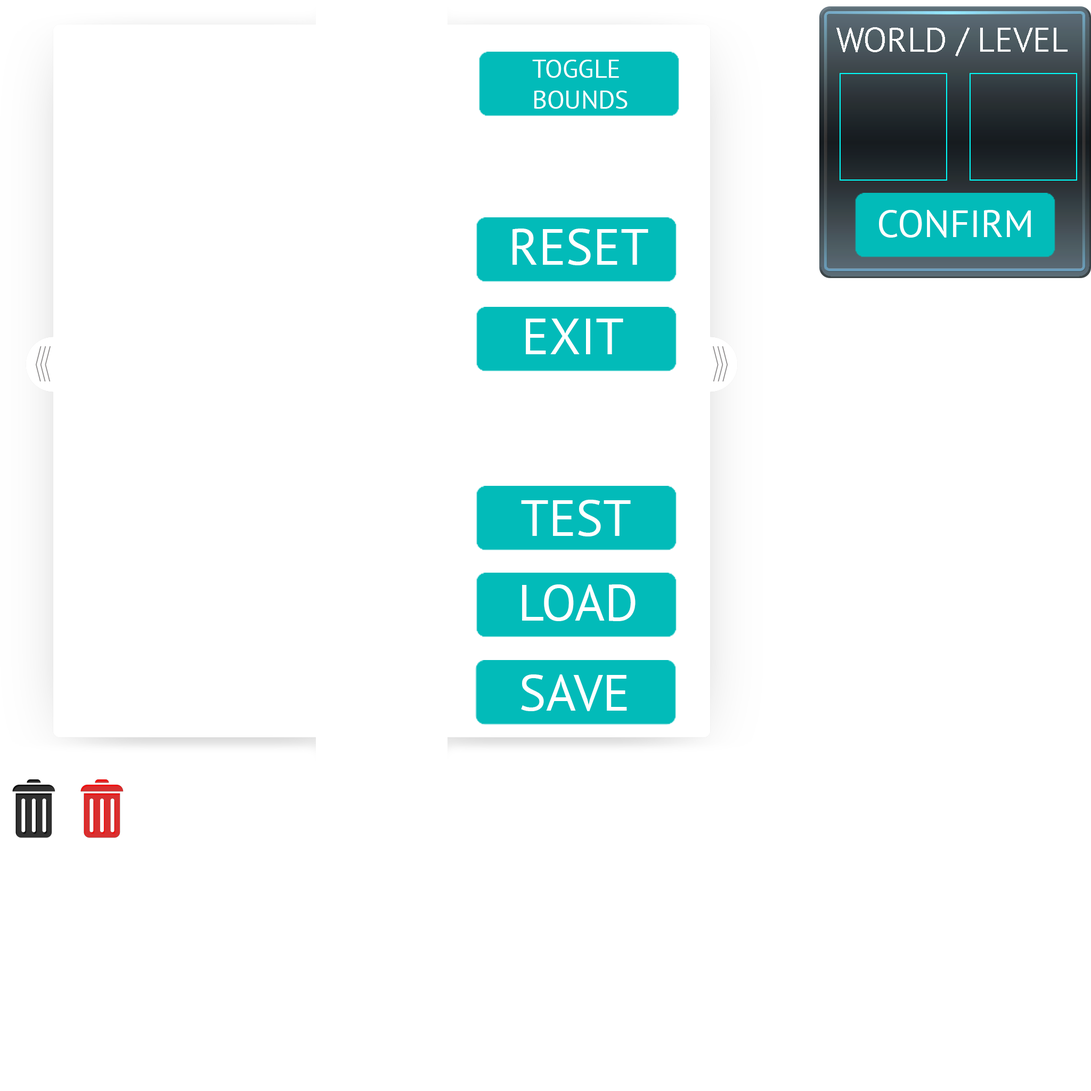
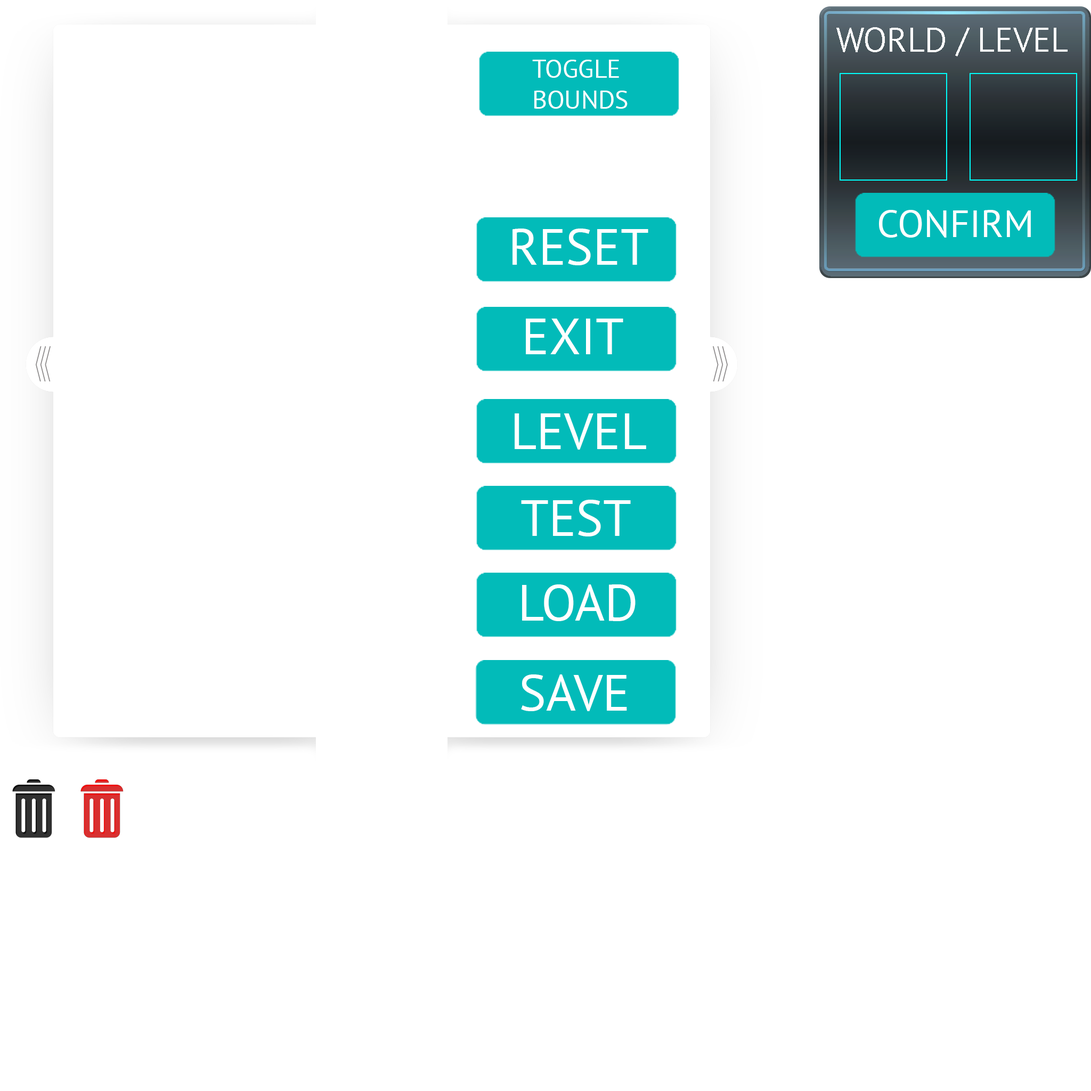
Two versions of the same layered image (1091×1091). Layer-by-layer changes:
added layer "LEVEL" above "level button" over (514, 413, 647, 450)
added layer "level button" above "TEST" over (475, 399, 677, 465)
